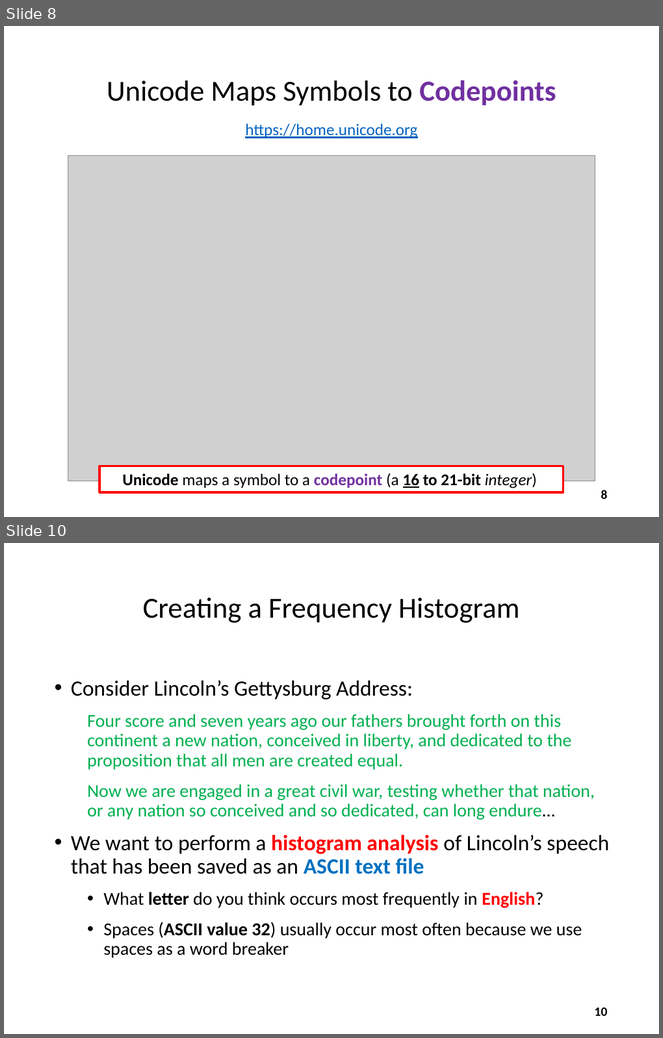
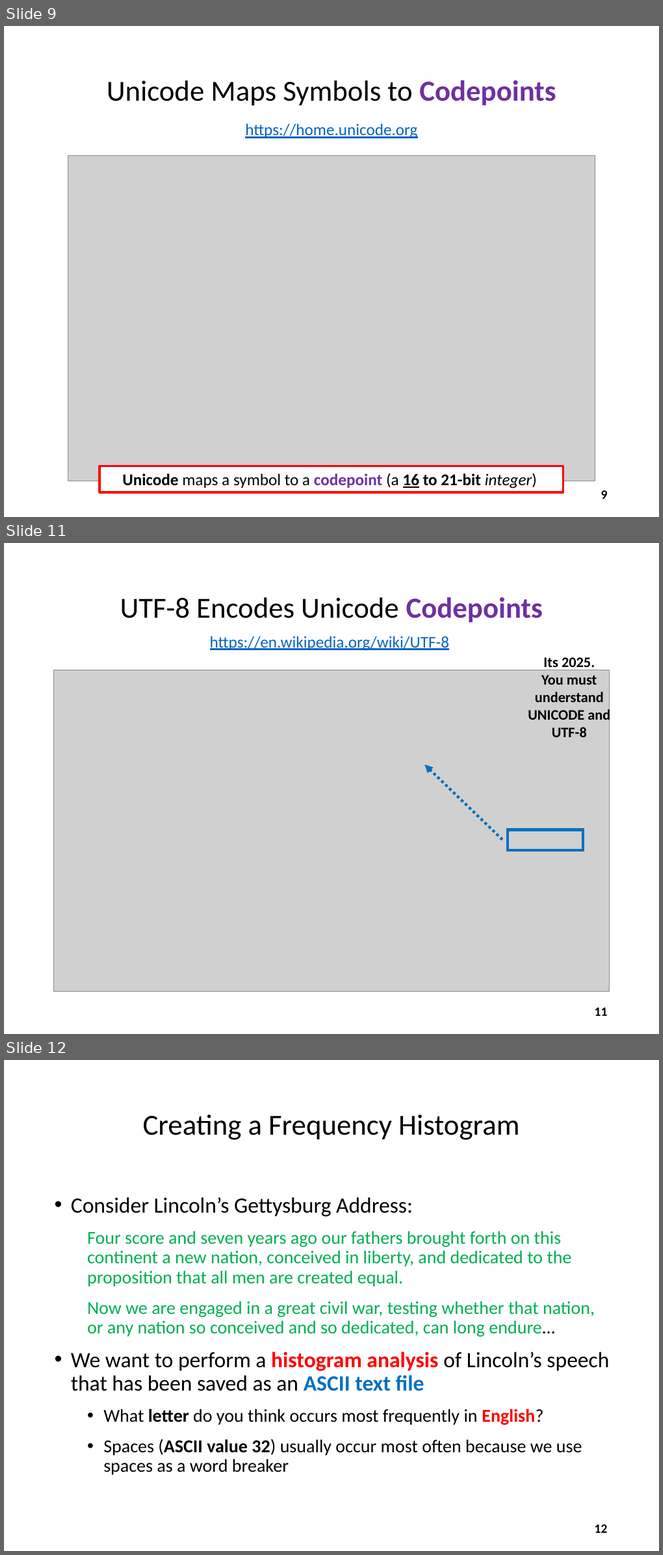
Before and after one commit to dbiersach/scicomp101, a slide deck: Session 08 - Histograms and Code Breaking/Session 08 - Histograms and Code Breaking.pptx. Shown one above the other, each under a label of ours: slides 8 and 10 before the commit, slides 9, 11 and 12 after it; the slides between them are not shown. The pictures are 663x1038 and 663x1555 pixels, drawn with LibreOffice and Linux fonts; fonts in the diff are those of the drawing; grey boxes stand for pictures. Boxes give left, top, right and bottom in pixels: in the first picture for what was removed or moved away, otherwise in the second. Text is boxed around its words. In the diff, an @@ line names an element or a change of style, - is before the commit and + after.

```diff
--- a/Session 08 - Histograms and Code Breaking/Session 08 - Histograms and Code Breaking.pptx
+++ b/Session 08 - Histograms and Code Breaking/Session 08 - Histograms and Code Breaking.pptx
@@ slide 11 added at (x1=4, y1=543, x2=659, y2=1034), background #FFFFFF @@
@@ title added at (x1=120, y1=597, x2=543, y2=622), 32 pt, text #000000 @@
+UTF-8 Encodes Unicode Codepoints
@@ text added at (x1=210, y1=636, x2=449, y2=651), 18 pt, text #0563C1, underline @@
+https://en.wikipedia.org/wiki/UTF-8
@@ text added at (x1=528, y1=657, x2=610, y2=737), 16 pt, text #000000, bold @@
+Its 2025.
+You must understand UNICODE and UTF-8
@@ picture added at (x1=54, y1=670, x2=609, y2=991) @@
@@ arrow added from (503, 840) to (425, 765), #0070C0 3 pt dashed @@
@@ rectangle added at (x1=508, y1=830, x2=583, y2=850), outline #0070C0 3 pt @@
@@ page number added at (x1=595, y1=1008, x2=608, y2=1016), 14 pt, text #000000, bold @@
+11
@@ what was slide 8 is now slide 9 @@
@@ page number at (x1=601, y1=491, x2=608, y2=499): text changed @@
-8
+9
@@ what was slide 10 is now slide 12 @@
@@ page number at (x1=595, y1=1525, x2=608, y2=1533): text changed @@
-10
+12
```
Also in this commit, not shown: 4 slides changed, 1 other slide added.
